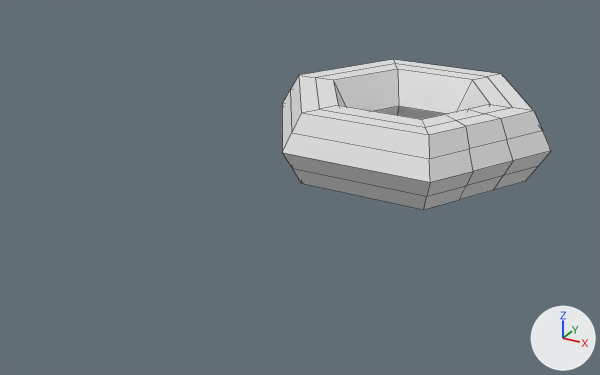
One commit to the Blender file Obj_Key_Normal_A .blend: the scene before it, then after it.
One viewpoint serves both versions: a 50 mm camera at (2.96, -7.81, 2.94) aimed at (-0.25, -1.99, 0.03). Lighting does not change. The marker at lower right points along +X, +Y and +Z. The picture after the commit comes second. Mesh edges are drawn as thin lines.
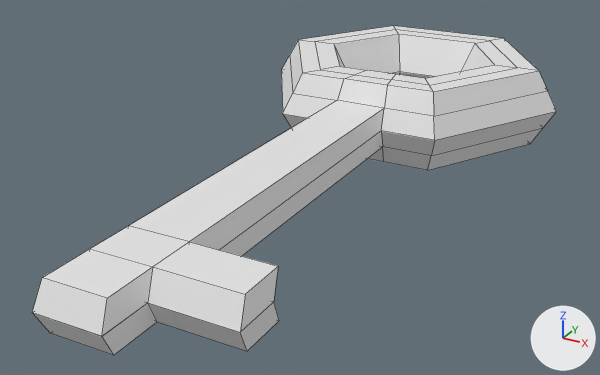
Commit message: made a key

Pixel boxes (x1, y1, x2, y2) of what changed, in the pictures (600 x 375 px):
```json
{"object": "Torus", "change": "reshaped, moved, turned", "before": [282, 59, 551, 210], "after": [32, 26, 557, 355]}
{"part": 1, "of": "me_torus", "change": "built on", "before": [422, 114, 513, 210], "after": [32, 66, 384, 355]}
```

Scene script edits in JSON lines:
```json
{"block": "me_torus", "where": "# used by ob_torus; location = (-0.08, 0.05, 0.0)"}
{"op": "remove", "block": "me_torus", "code": "me_torus.from_pydata(...)  # 72 vertices, 72 faces; spans x -1.52..1.52, y -1.32..1.32, z -0.37..0.37"}
{"op": "add", "block": "me_torus", "code": "me_torus.from_pydata(...)  # 126 vertices, 115 faces, 4 loose edges; spans x -1.52..4.48, y -2.78..1.32, z -0.37..0.37"}
{"block": "me_torus", "change": "me_torus part 1"}
{"block": "me_torus", "change": "11 faces are deleted"}
{"block": "me_torus", "change": "46 vertices are added at x 0.44..4.48, y -2.78..-0.38, z -0.37..0.37"}
{"block": "me_torus", "change": "8 new vertices lie (0.09, -0.03, -0.19) away from vertices in x 3.75..4.39, y -2.31..-1.38, z 0.19"}
{"block": "me_torus", "change": "4 loose edges are added"}
{"block": "me_torus", "change": "54 new faces join them"}
{"op": "set", "path": "ob_torus.location", "old": "(-0.08, 0.05, 0.0)", "new": "(-0.08, 0.05, 0.4)"}
{"op": "set", "path": "ob_torus.rotation_euler", "old": "(0.0, 0.0, 0.0)", "new": "(0.0, 0.0, -1.037)", "note": "degrees (0, 0, 0) -> degrees (0, 0, -59)"}
```
